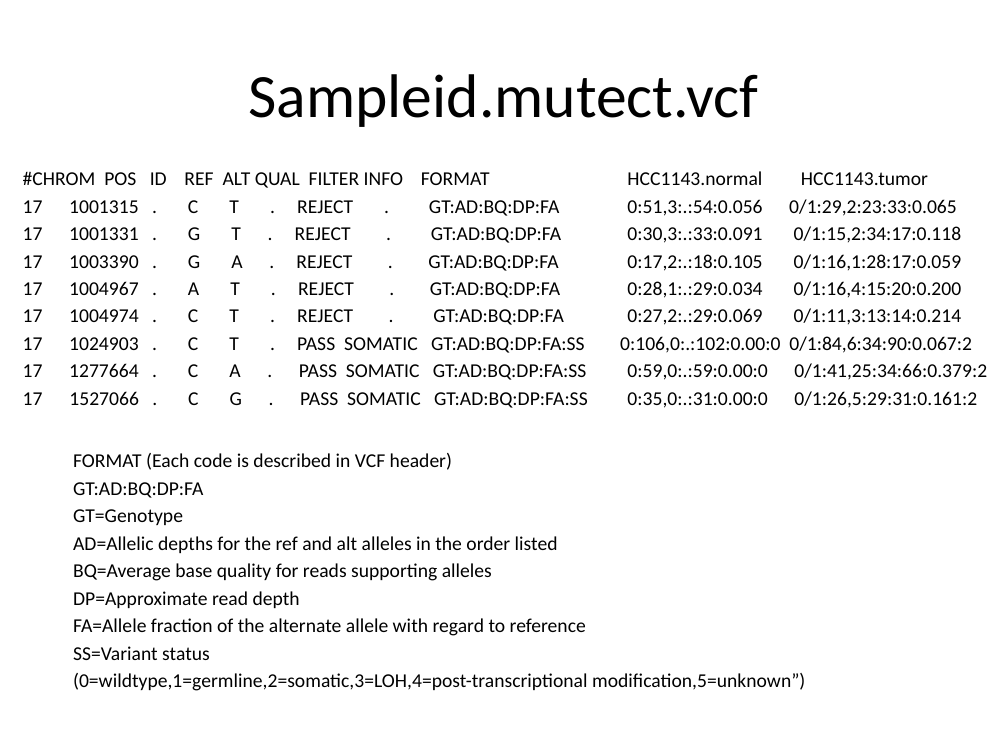
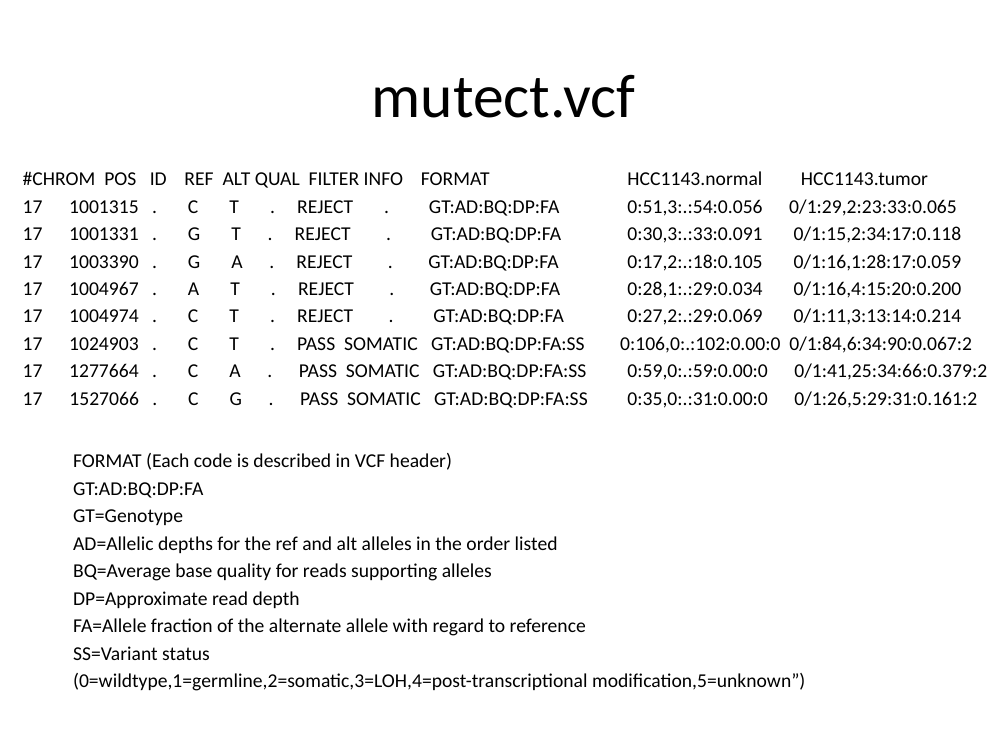
Before and after one commit to viklund/courses, a slide deck: slide 35 of cancergenomics/1610/slides/cancer_genomics.pptx (slide 36 before the commit). Drawn at 1008x756 pixels with LibreOffice and Linux fonts; fonts in the diff are those of the drawing. Boxes give left, top, right and bottom in pixels: in the first picture for what was removed or moved away, otherwise in the second. Text is boxed around its words. In the diff, an @@ line names an element or a change of style, - is before the commit and + after.

```diff
--- a/cancergenomics/1610/slides/cancer_genomics.pptx
+++ b/cancergenomics/1610/slides/cancer_genomics.pptx
@@ title at (372,74,636,118): text changed @@
-Sampleid.mutect.vcf
+mutect.vcf
```
Also in this commit, not shown: 2 slides removed, 4 other files.
